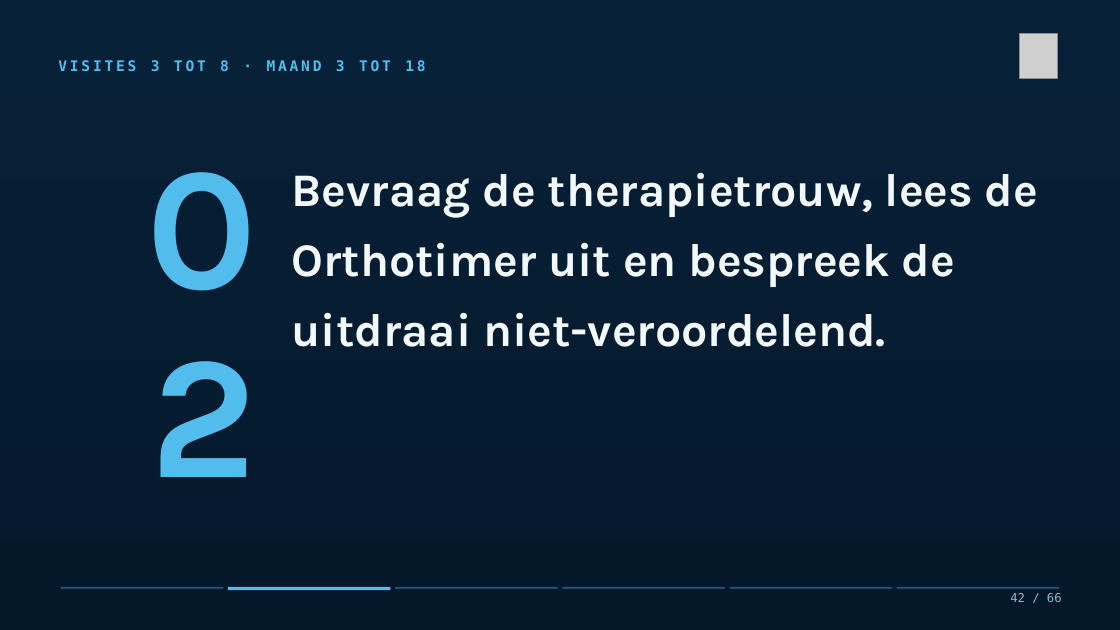
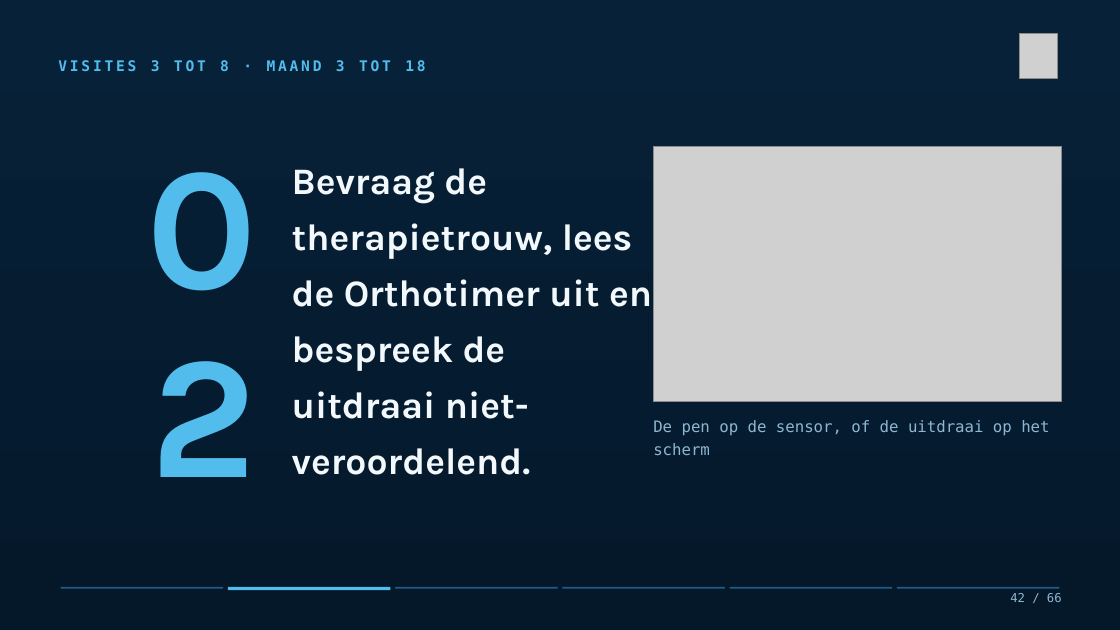
Before and after one commit to Dellfs/paradise-project, a slide deck: slide 42 of PARADISE_presentatie/PARADISE_opleidingssessie_voetklinieken.pptx. Drawn at 1120x630 pixels with LibreOffice and Linux fonts; fonts in the diff are those of the drawing; grey boxes stand for pictures. Boxes give left, top, right and bottom in pixels: in the first picture for what was removed or moved away, otherwise in the second. Text is boxed around its words. In the diff, an @@ line names an element or a change of style, - is before the commit and + after.

```diff
--- a/PARADISE_presentatie/PARADISE_opleidingssessie_voetklinieken.pptx
+++ b/PARADISE_presentatie/PARADISE_opleidingssessie_voetklinieken.pptx
@@ text "Bevraag de therapietrouw, lees de ..." at bbox=[292, 168, 652, 419]: size 40 to 32 pt @@
@@ picture added at bbox=[654, 146, 1062, 402] @@
@@ text added at bbox=[653, 420, 1049, 455], 13.5 pt, text #8FB6D0 @@
+De pen op de sensor, of de uitdraai op het scherm
```
Also in this commit, not shown: 7 other slides changed, 4 other files.
